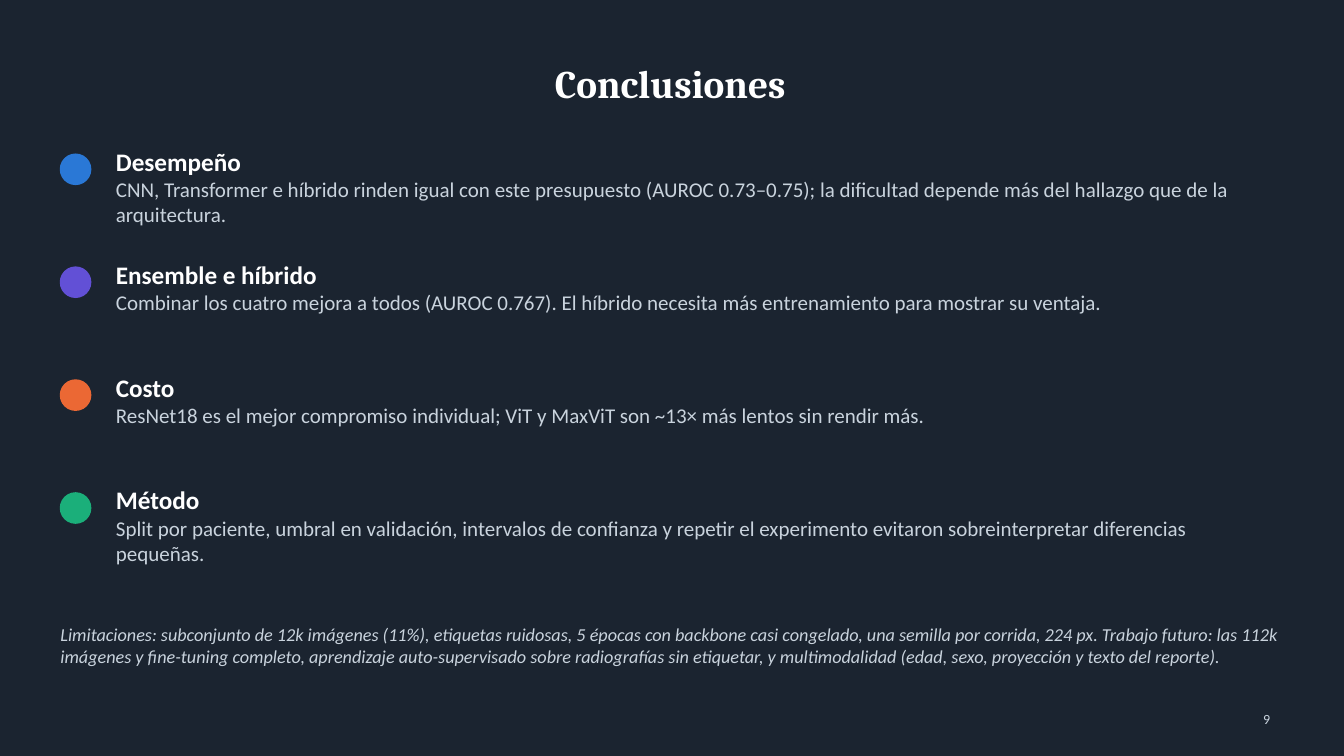
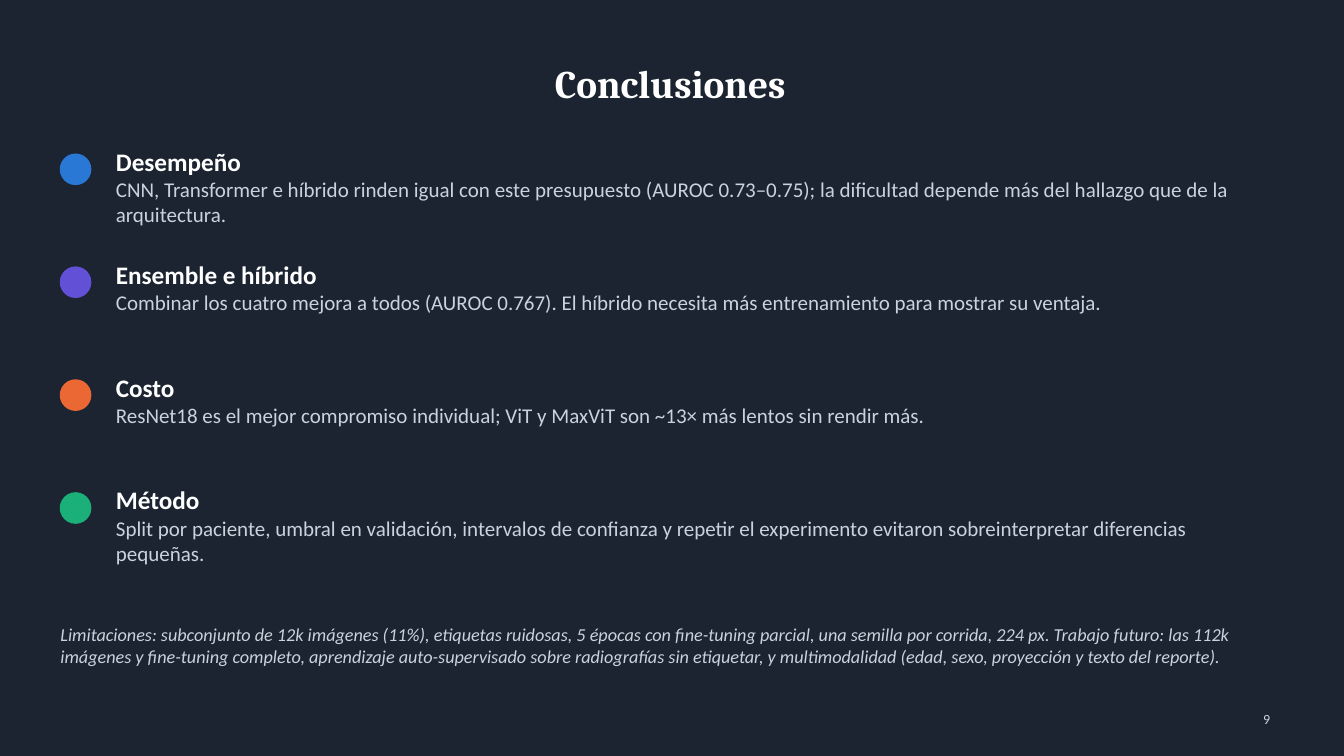
Before and after one commit to alfredogallegosmtr-sys/proyecto-final-dl-radiologia, a slide deck: slide 9 of slides/presentacion_final.pptx. Drawn at 1344x756 pixels with LibreOffice and Linux fonts; fonts in the diff are those of the drawing. Boxes give left, top, right and bottom in pixels: in the first picture for what was removed or moved away, otherwise in the second. Text is boxed around its words. In the diff, an @@ line names an element or a change of style, - is before the commit and + after.

```diff
--- a/slides/presentacion_final.pptx
+++ b/slides/presentacion_final.pptx
@@ text at (60, 628, 1229, 666): text changed @@
-Limitaciones: subconjunto de 12k imágenes (11%), etiquetas ruidosas, 5 épocas con backbone casi congelado, una semilla por corrida, 224 px. Trabajo futuro: las 112k imágenes y fine-tuning completo, aprendizaje auto-supervisado sobre radiografías sin etiquetar, y multimodalidad (edad, sexo, proyección y texto del reporte).
+Limitaciones: subconjunto de 12k imágenes (11%), etiquetas ruidosas, 5 épocas con fine-tuning parcial, una semilla por corrida, 224 px. Trabajo futuro: las 112k imágenes y fine-tuning completo, aprendizaje auto-supervisado sobre radiografías sin etiquetar, y multimodalidad (edad, sexo, proyección y texto del reporte).
```
Also in this commit, not shown: 1 other slide changed, 6 other files.
